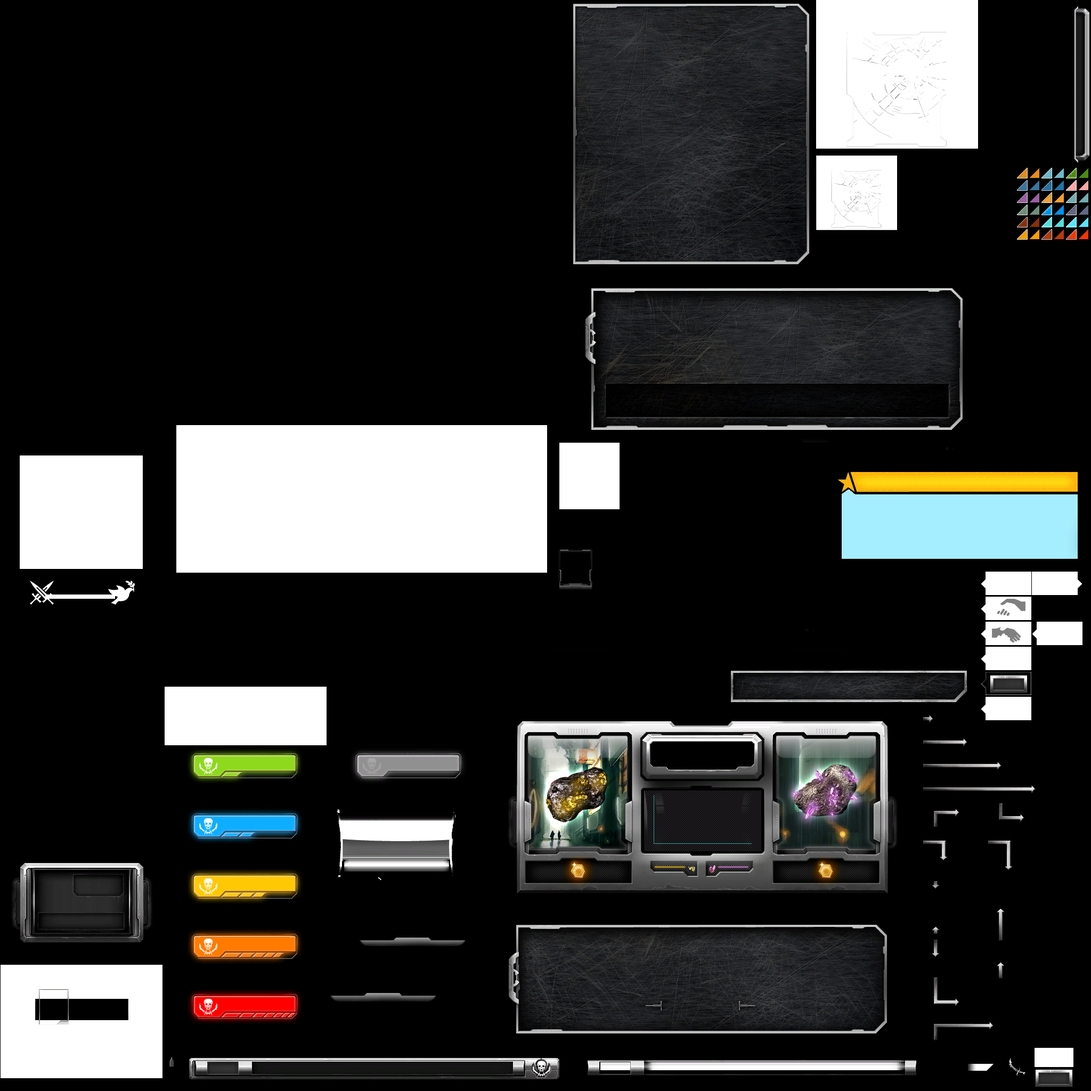
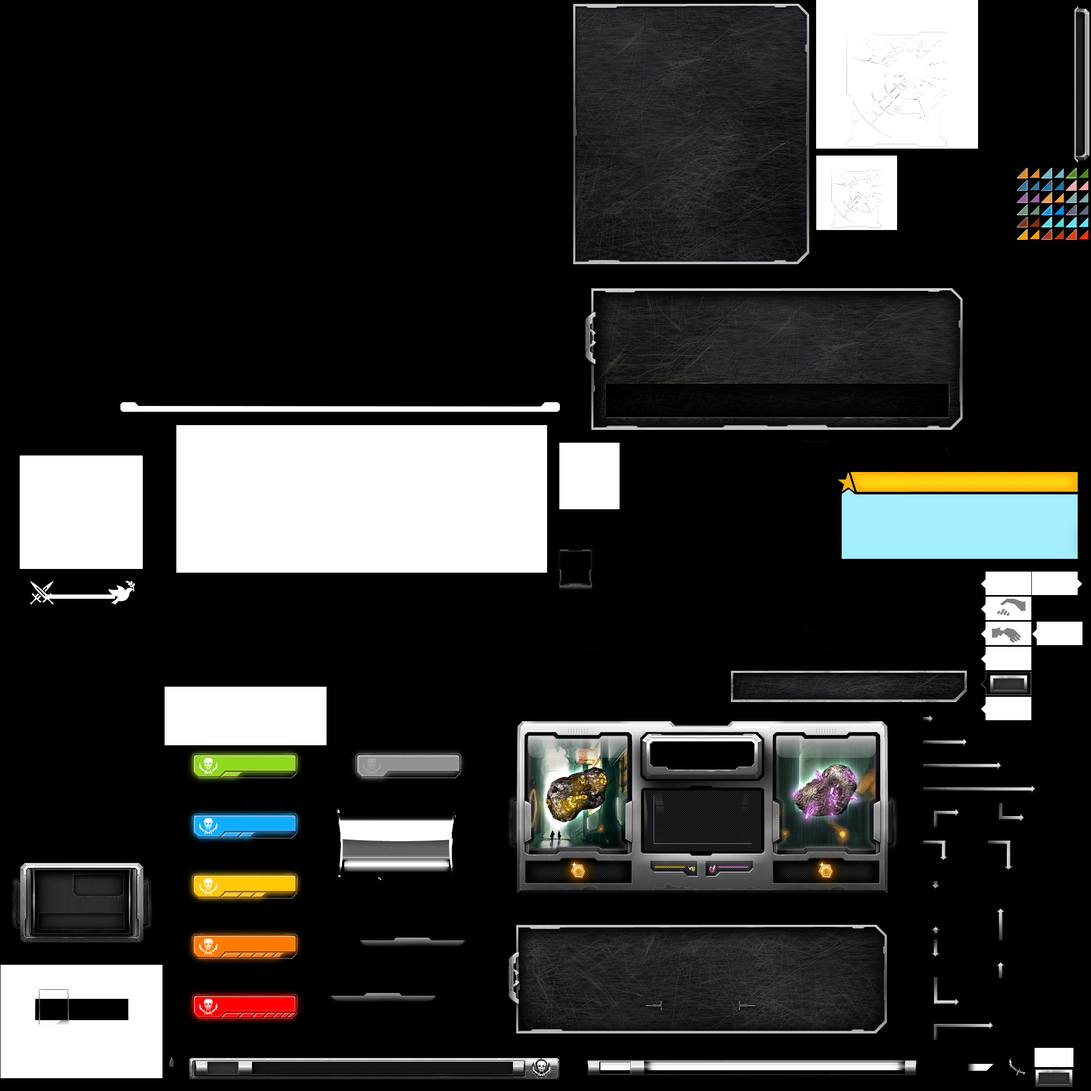
Comparing the layer stacks of the two (1091, 1091) images. Changes:
added group "Menu Screen" with 3 layers above "Standing" over [120, 402, 561, 412]
added layer "Bottom Bar Lights" in group "Menu Screen" over [122, 403, 558, 411]
added layer "Bottom Bar" in group "Menu Screen" over [120, 402, 561, 412]
renamed "Layer 1" to "Window", moved it into group "Menu Screen" over [123, 402, 557, 410]
